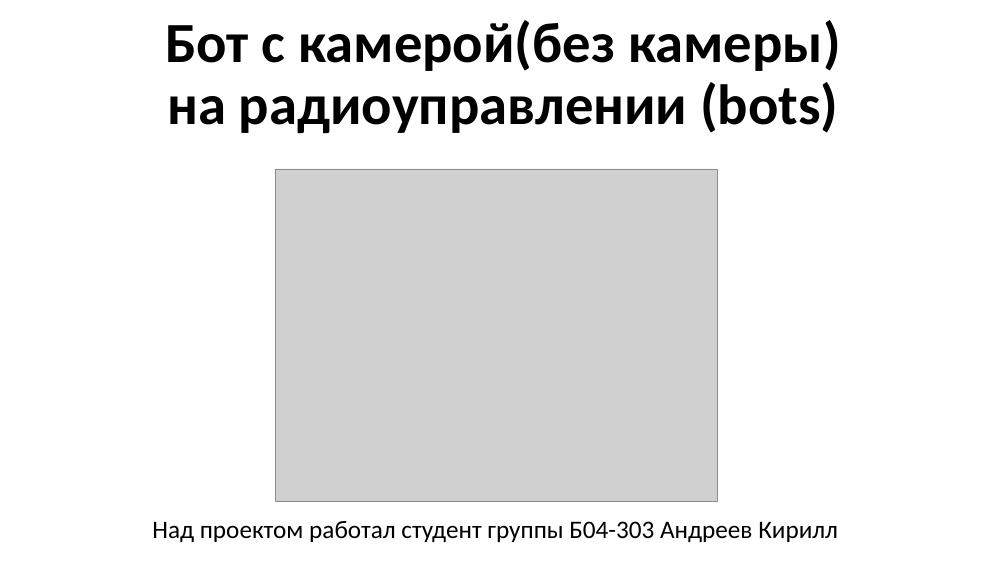
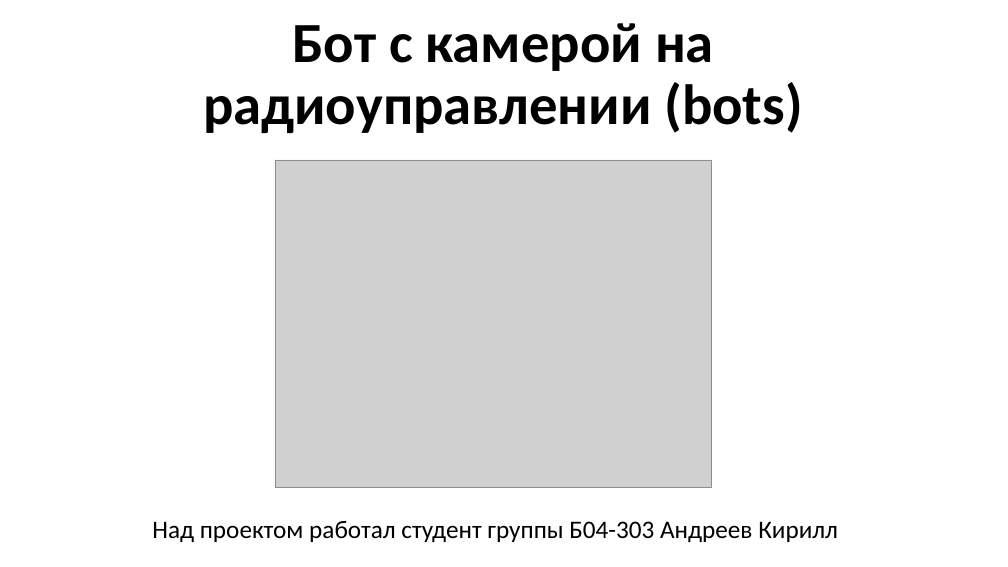
Before and after one commit to Kippill/Bluetooth_car, a slide deck: slide 1 of проект.pptx. Drawn at 1008x567 pixels with LibreOffice and Linux fonts; fonts in the diff are those of the drawing; grey boxes stand for pictures. Boxes give left, top, right and bottom in pixels: in the first picture for what was removed or moved away, otherwise in the second. Text is boxed around its words. In the diff, an @@ line names an element or a change of style, - is before the commit and + after.

```diff
--- a/проект.pptx
+++ b/проект.pptx
@@ title at (x1=203, y1=23, x2=803, y2=133): text changed @@
-Бот с камерой(без камеры) на радиоуправлении (bots)
+Бот с камерой на радиоуправлении (bots)
@@ picture resized from (x1=275, y1=169, x2=718, y2=501) to (x1=275, y1=160, x2=712, y2=487) @@
```
Also in this commit, not shown: 5 other slides changed, 9 other files.
